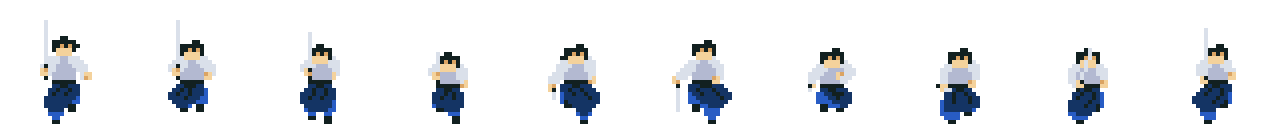
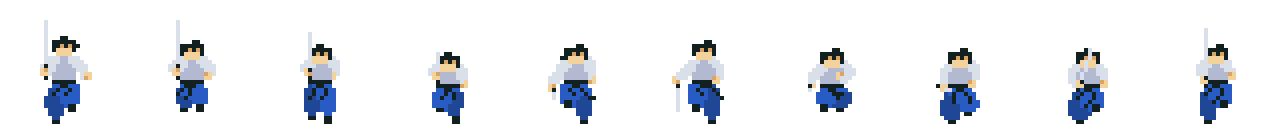
Layers edited between the first and the second 1280px x 128px image:
painted on "10" over [1192, 84, 1232, 120]
painted on "9" over [1068, 88, 1100, 120]
painted on "8" over [940, 88, 980, 120]
painted on "7" over [820, 88, 852, 108]
painted on "6" over [688, 84, 732, 120]
painted on "5" over [308, 84, 956, 120]
painted on "4" over [432, 88, 464, 116]
painted on "3" over [300, 84, 336, 116]
painted on "2" over [48, 84, 204, 120]
painted on "1" over [44, 84, 80, 120]
